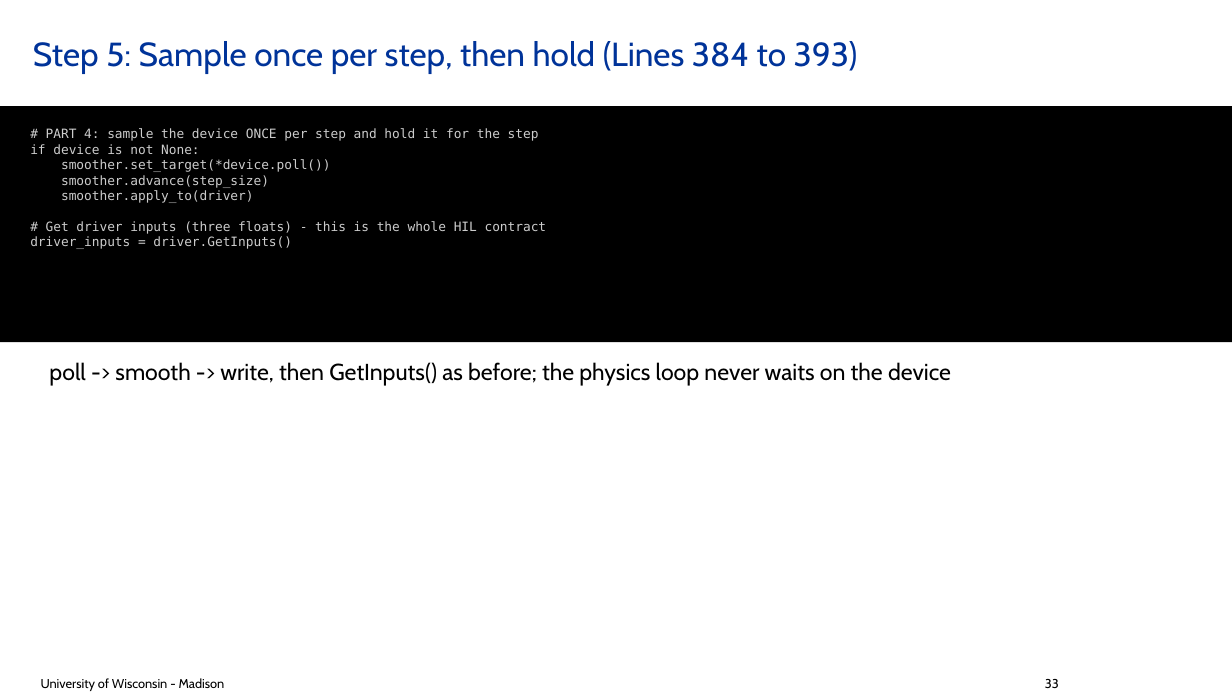
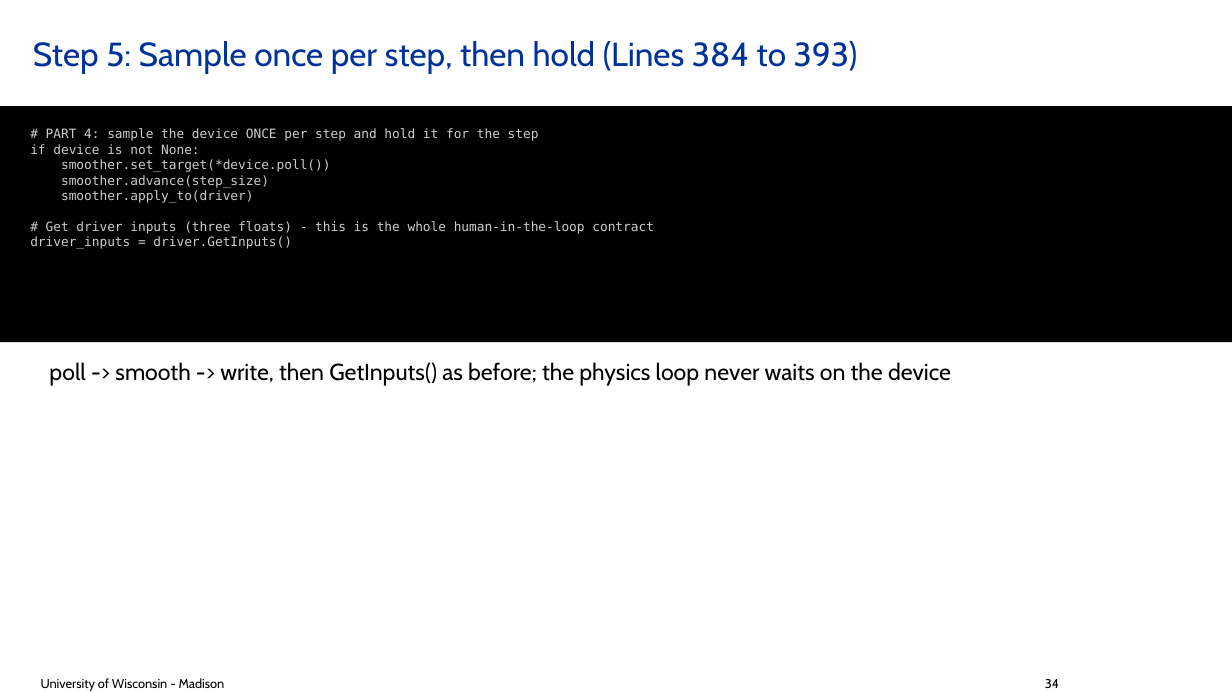
Before and after one commit to ksha23/chrono-hil-tutorial, a slide deck: slide 34 of tutorial_HIL_driver.pptx (slide 33 before the commit). Drawn at 1232x693 pixels with LibreOffice and Linux fonts; fonts in the diff are those of the drawing; background and template pictures are left out. Boxes give left, top, right and bottom in pixels: in the first picture for what was removed or moved away, otherwise in the second. Text is boxed around its words. In the diff, an @@ line names an element or a change of style, - is before the commit and + after.

```diff
--- a/tutorial_HIL_driver.pptx
+++ b/tutorial_HIL_driver.pptx
@@ text in rectangle at (x1=46, y1=221, x2=654, y2=234): text changed @@
-# Get driver inputs (three floats) - this is the whole HIL contract
+# Get driver inputs (three floats) - this is the whole human-in-the-loop contract
@@ text at (x1=1045, y1=679, x2=1059, y2=688): text changed @@
-33
+34
```
Also in this commit, not shown: 23 other slides changed, 2 slides added, 3 other files.
